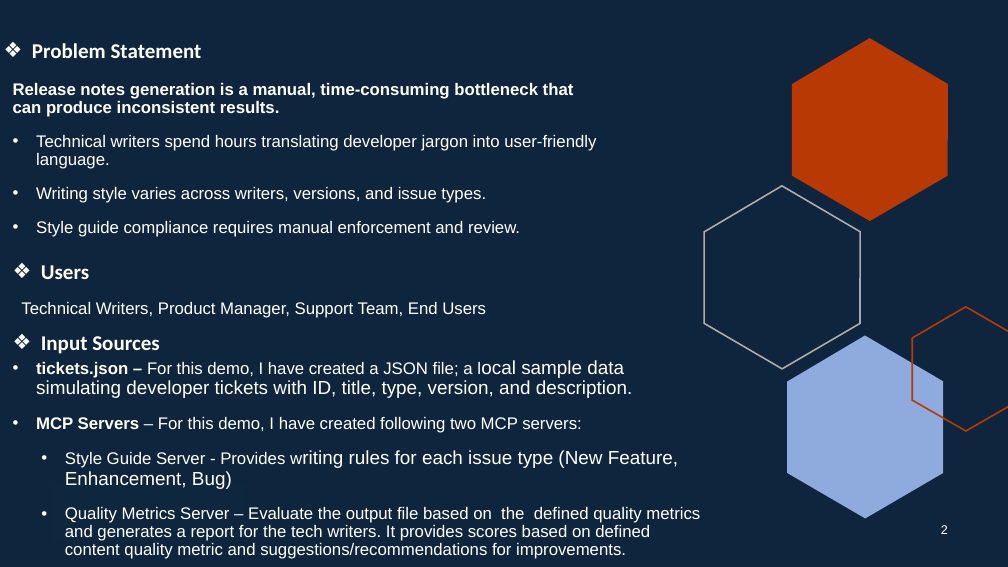
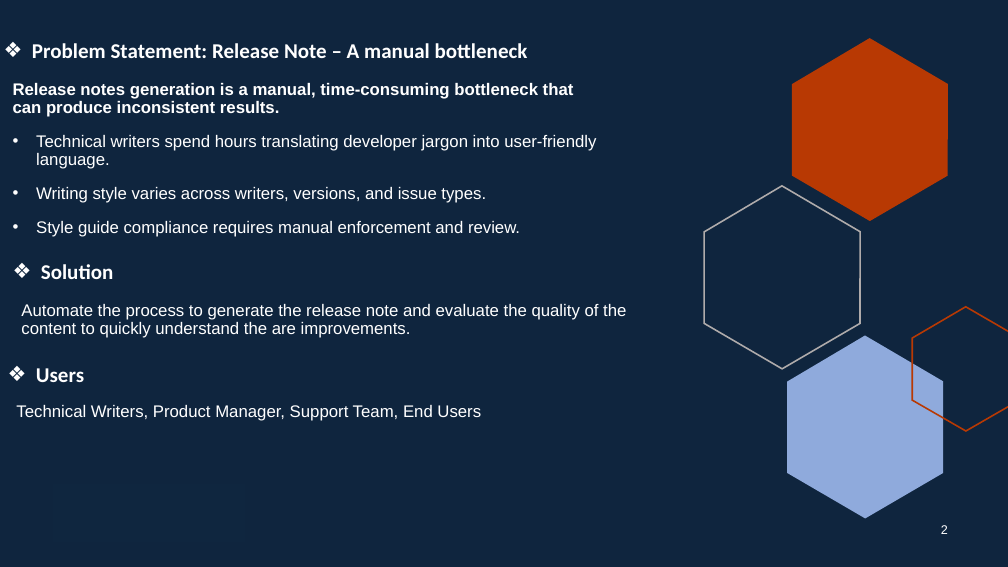
Before and after one commit to RCG1412/ai-release-notes-demo, a slide deck: slide 2 of Demo/AI-Mastery Training Capstone Project Demo.pptx. Drawn at 1008x567 pixels with LibreOffice and Linux fonts; fonts in the diff are those of the drawing. Boxes give left, top, right and bottom in pixels: in the first picture for what was removed or moved away, otherwise in the second. Text is boxed around its words. In the diff, an @@ line names an element or a change of style, - is before the commit and + after.

Commit message:
updated demo ppt

```diff
--- a/Demo/AI-Mastery Training Capstone Project Demo.pptx
+++ b/Demo/AI-Mastery Training Capstone Project Demo.pptx
@@ title at (32,43,528,58): text changed @@
-❖ Problem Statement
+❖ Problem Statement: Release Note – A manual bottleneck
@@ text at (41,264,114,279): text changed @@
-❖ Users
+❖ Solution
@@ text added at (21,304,626,338), 16 pt, text #FFFFFF @@
+Automate the process to generate the release note and evaluate the quality of the content to quickly understand the are improvements.
@@ text removed at (41,336,159,354) @@
-❖ Input Sources
@@ text removed at (36,360,700,559) @@
-• tickets.json – For this demo, I have created a JSON file; a local sample data simulating developer tickets with ID, title, type, version, and description.
-• MCP Servers – For this demo, I have created following two MCP servers:
-  • Style Guide Server - Provides writing rules for each issue type (New Feature, Enhancement, Bug)
-  • Quality Metrics Server – Evaluate the output file based on the defined quality metrics and generates a report for the tech writers. It provides scores based on defined content quality metric and suggestions/recommendations for improvements.
@@ text added at (36,368,84,382), 20 pt, text #FFFFFF, bold @@
+❖ Users
@@ text "Technical Writers, Product Manager, Support ...": place and size @@
-text "Technical Writers, Product Manager, Support ..." at (21,302,486,318)
+text "Technical Writers, Product Manager, Support ..." at (16,405,481,421)
```
Also in this commit, not shown: 1 slide added, 1 slide removed, 1 other file.
